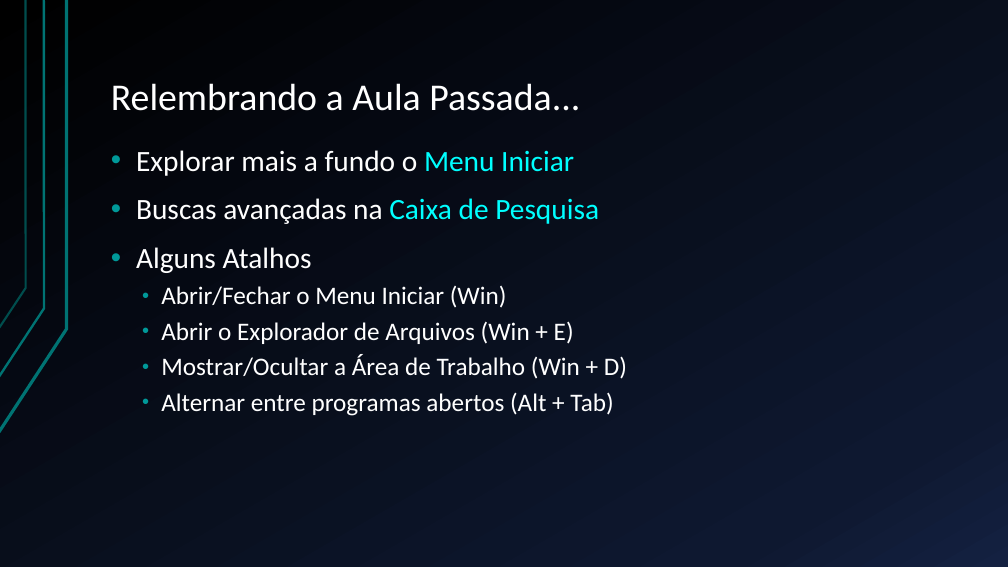
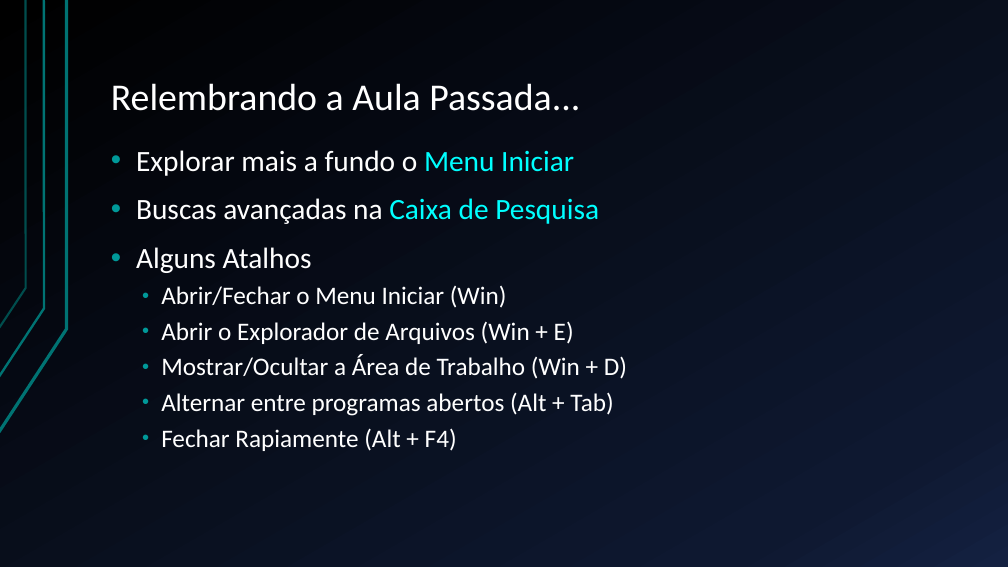
Before and after one commit to FillipeBonanome/Aulas-Windows, a slide deck: slide 2 of Aula 3/Aula 3.pptx. Drawn at 1008x567 pixels with LibreOffice and Linux fonts; fonts in the diff are those of the drawing. Boxes give left, top, right and bottom in pixels: in the first picture for what was removed or moved away, otherwise in the second. Text is boxed around its words. In the diff, an @@ line names an element or a change of style, - is before the commit and + after.

```diff
--- a/Aula 3/Aula 3.pptx
+++ b/Aula 3/Aula 3.pptx
@@ text at box(161, 428, 457, 451): paragraph added @@
+  • Fechar Rapiamente (Alt + F4)
```
Also in this commit, not shown: 1 other slide changed, 1 slide added, 1 slide removed, 37 other files.
